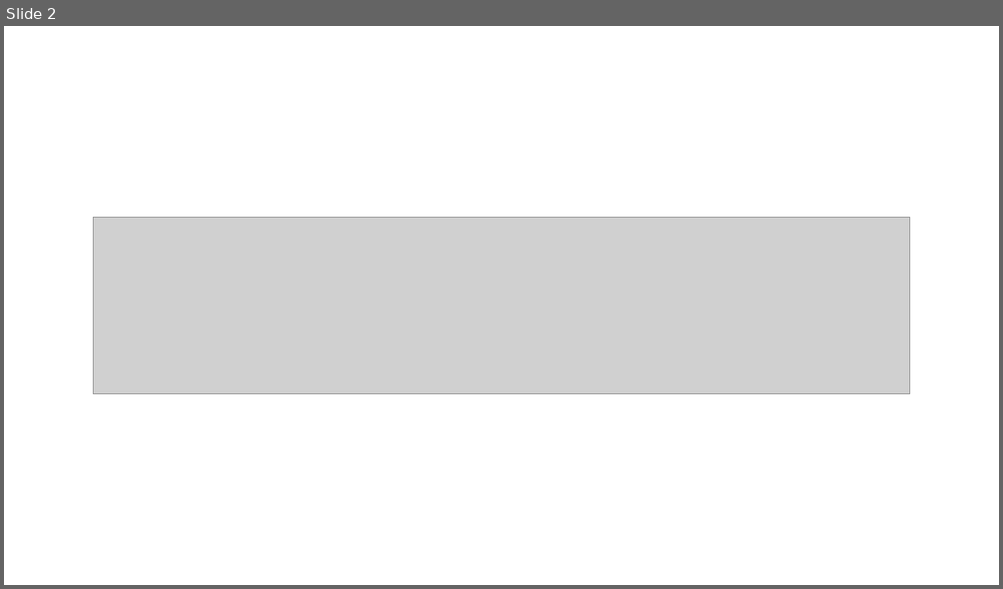
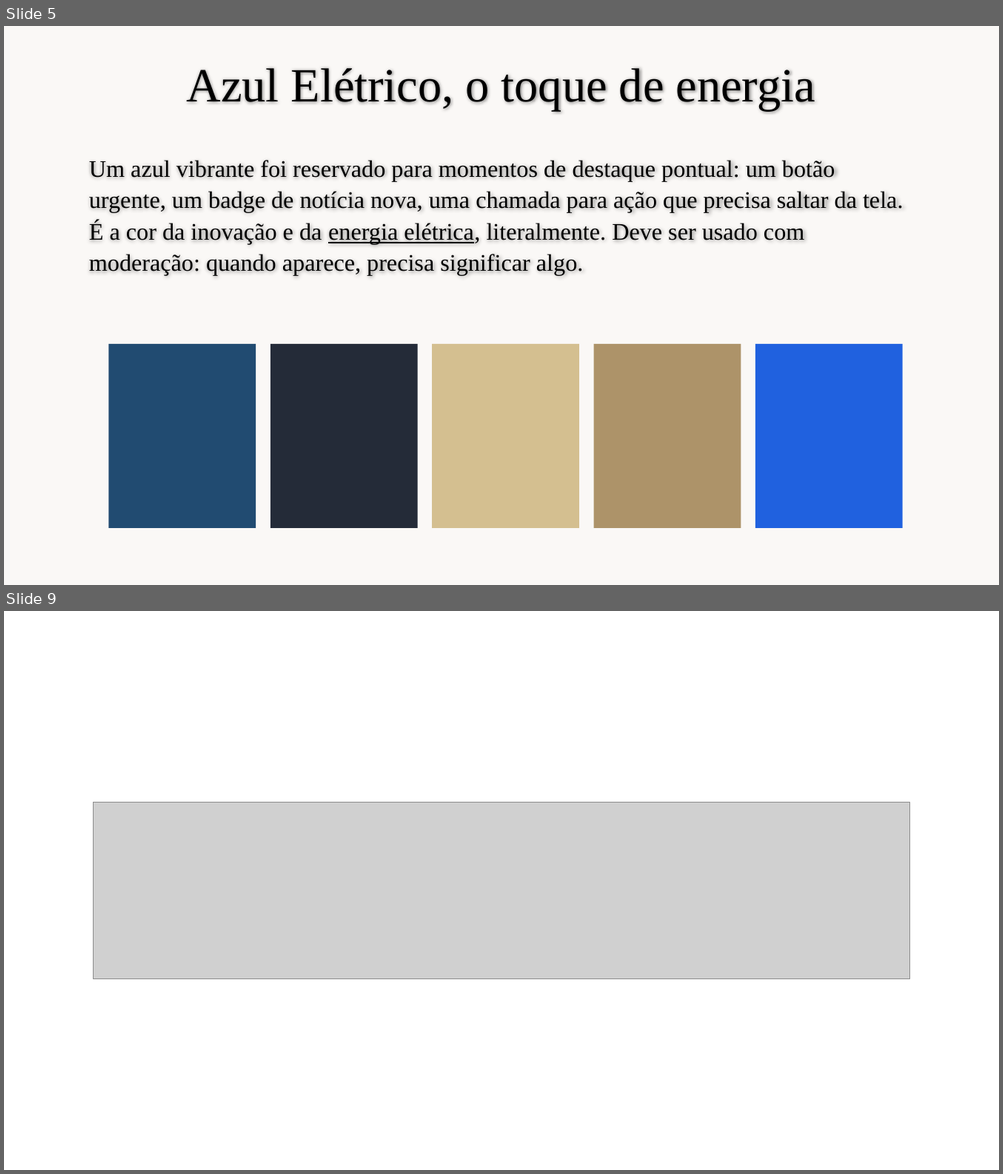
Before and after one commit to cleitontortato/assogw-site, a slide deck: design/assogw-v1.pptx. Shown one above the other, each under a label of ours: slide 2 before the commit, slides 5 and 9 after it; the slides between them are not shown. The pictures are 1003x589 and 1003x1174 pixels, drawn with LibreOffice and Linux fonts; fonts in the diff are those of the drawing; grey boxes stand for pictures; background and template pictures are left out. Boxes give left, top, right and bottom in pixels: in the first picture for what was removed or moved away, otherwise in the second. Text is boxed around its words. In the diff, an @@ line names an element or a change of style, - is before the commit and + after.

```diff
--- a/design/assogw-v1.pptx
+++ b/design/assogw-v1.pptx
@@ slide 5 added at [4,26,999,585], background #FAF8F6 @@
@@ title added at [187,68,815,110], 46 pt, text #000000 @@
+Azul Elétrico, o toque de energia
@@ text added at [89,160,902,276], 23 pt, text #000000 @@
+Um azul vibrante foi reservado para momentos de destaque pontual: um botão urgente, um badge de notícia nova, uma chamada para ação que precisa saltar da tela. É a cor da inovação e da energia elétrica, literalmente. Deve ser usado com moderação: quando aparece, precisa significar algo.
@@ rectangle added at [108,344,256,528], fill #214B71 @@
@@ rectangle added at [270,344,418,528], fill #242B38 @@
@@ rectangle added at [432,344,579,528], fill #D4BF90 @@
@@ rectangle added at [594,344,740,528], fill #AD9369 @@
@@ rectangle added at [755,344,902,528], fill #2061DF @@
@@ what was slide 2 is now slide 9 @@
```
Also in this commit, not shown: 7 other slides added, 2 slides removed, 2 other files.
